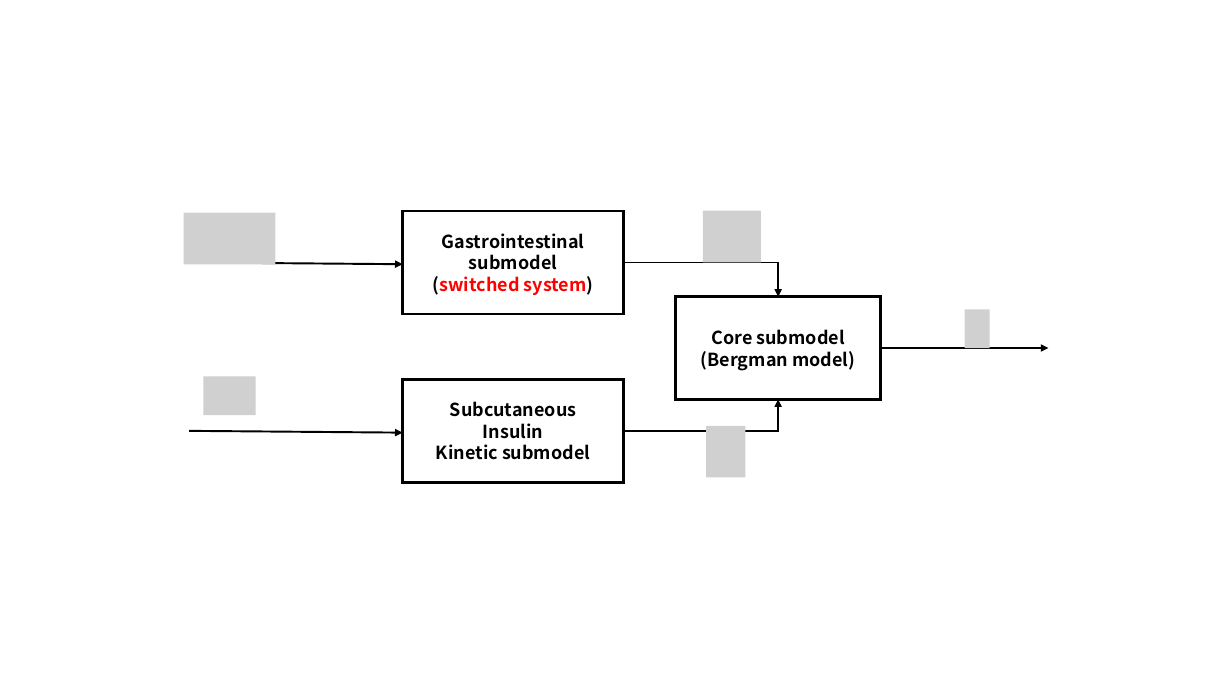
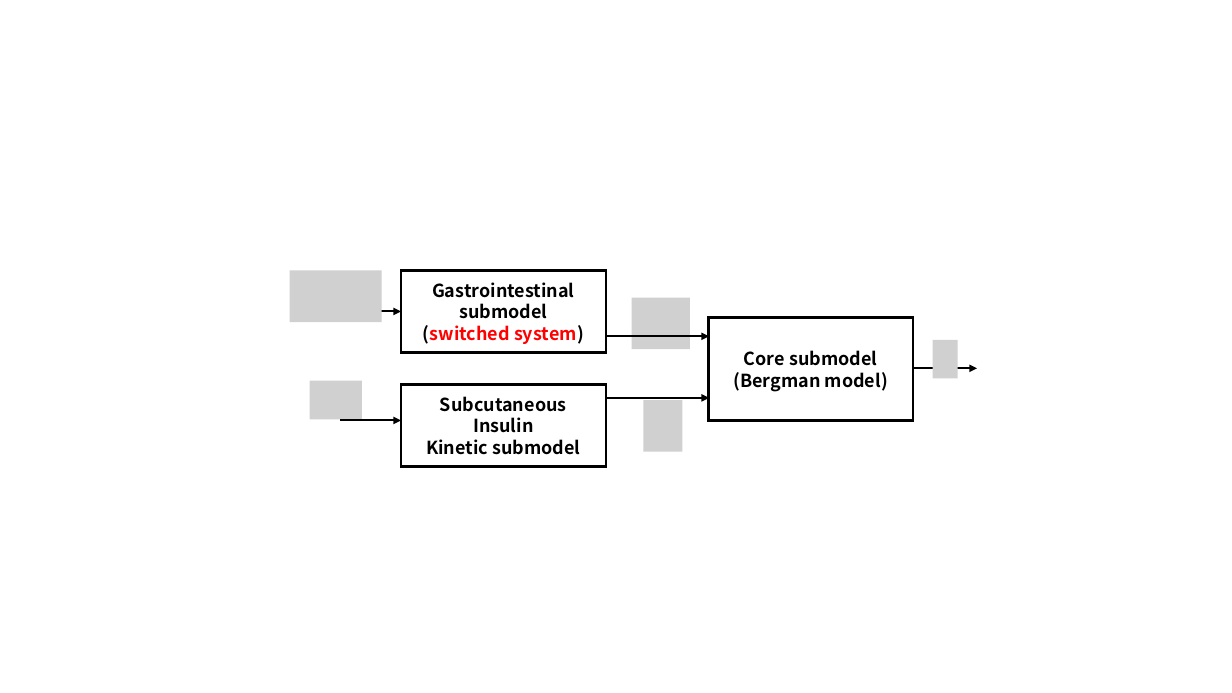
Before and after one commit to res4253/poster, a slide deck: slide 1 of fig_block.pptx. Drawn at 1232x693 pixels with LibreOffice and Linux fonts; fonts in the diff are those of the drawing; grey boxes stand for pictures. Boxes give left, top, right and bottom in pixels: in the first picture for what was removed or moved away, otherwise in the second. Text is boxed around its words. In the diff, an @@ line names an element or a change of style, - is before the commit and + after.

```diff
--- a/fig_block.pptx
+++ b/fig_block.pptx
@@ rectangle "Gastrointestinal": place and size @@
-rectangle "Gastrointestinal" at bbox=[403, 211, 624, 313]
+rectangle "Gastrointestinal" at bbox=[401, 271, 606, 353]
@@ arrow moved from (189, 262) - (403, 264) to (340, 311) - (401, 311) @@
@@ rectangle "Core submodel": place and size @@
-rectangle "Core submodel" at bbox=[676, 297, 881, 399]
+rectangle "Core submodel" at bbox=[709, 318, 914, 421]
@@ group removed at bbox=[184, 211, 990, 478]: 5 pictures, 2 elbow arrows @@
@@ rectangle "Subcutaneous": place and size @@
-rectangle "Subcutaneous" at bbox=[403, 380, 624, 482]
+rectangle "Subcutaneous" at bbox=[401, 384, 606, 467]
@@ arrow moved from (881, 348) - (1049, 348) to (913, 369) - (977, 369) @@
@@ group added at bbox=[290, 271, 958, 452]: 5 pictures, 2 arrows @@
@@ arrow moved from (189, 431) - (403, 433) to (340, 421) - (401, 421) @@
```
Also in this commit, not shown: 1 slide added, 7 other files.
